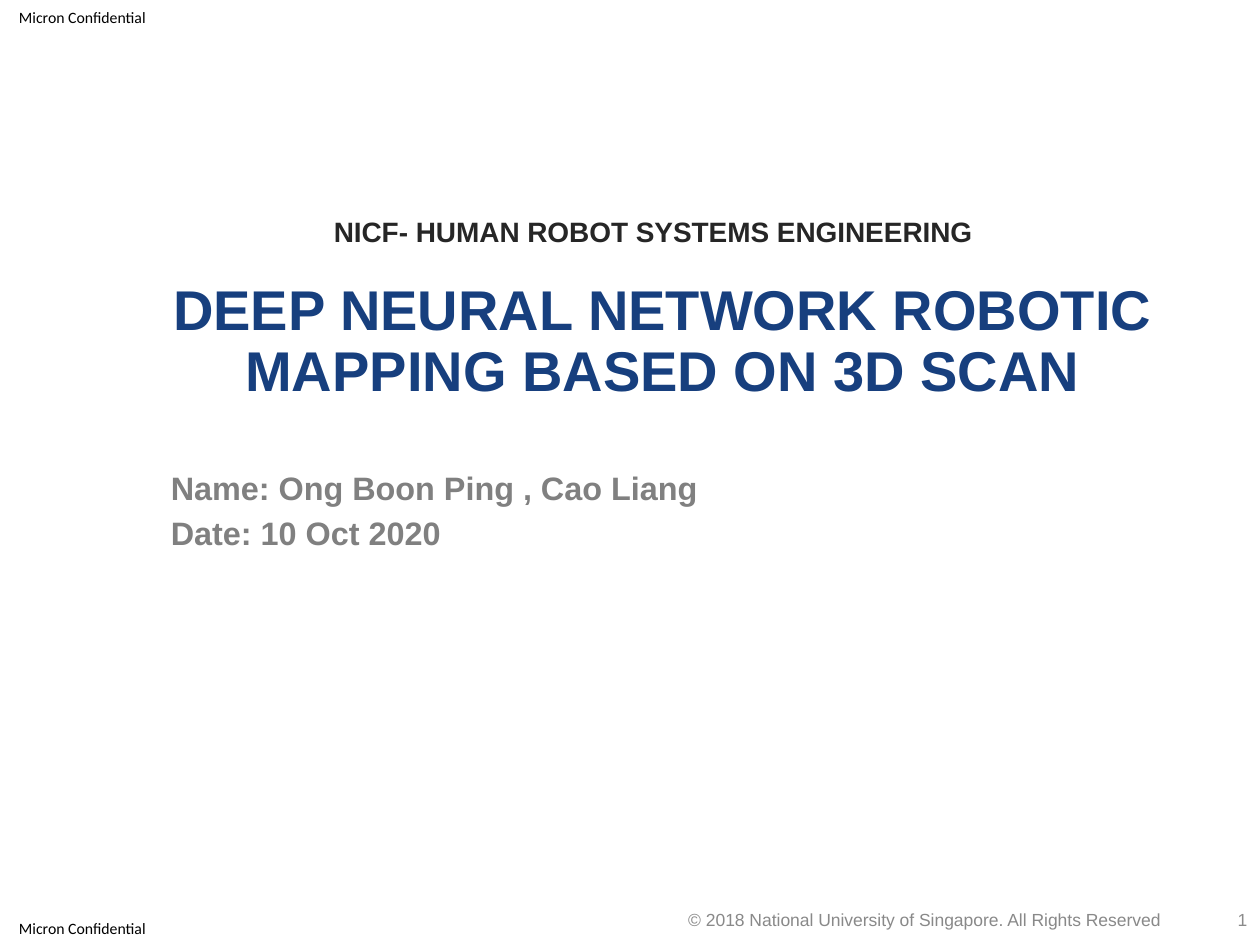
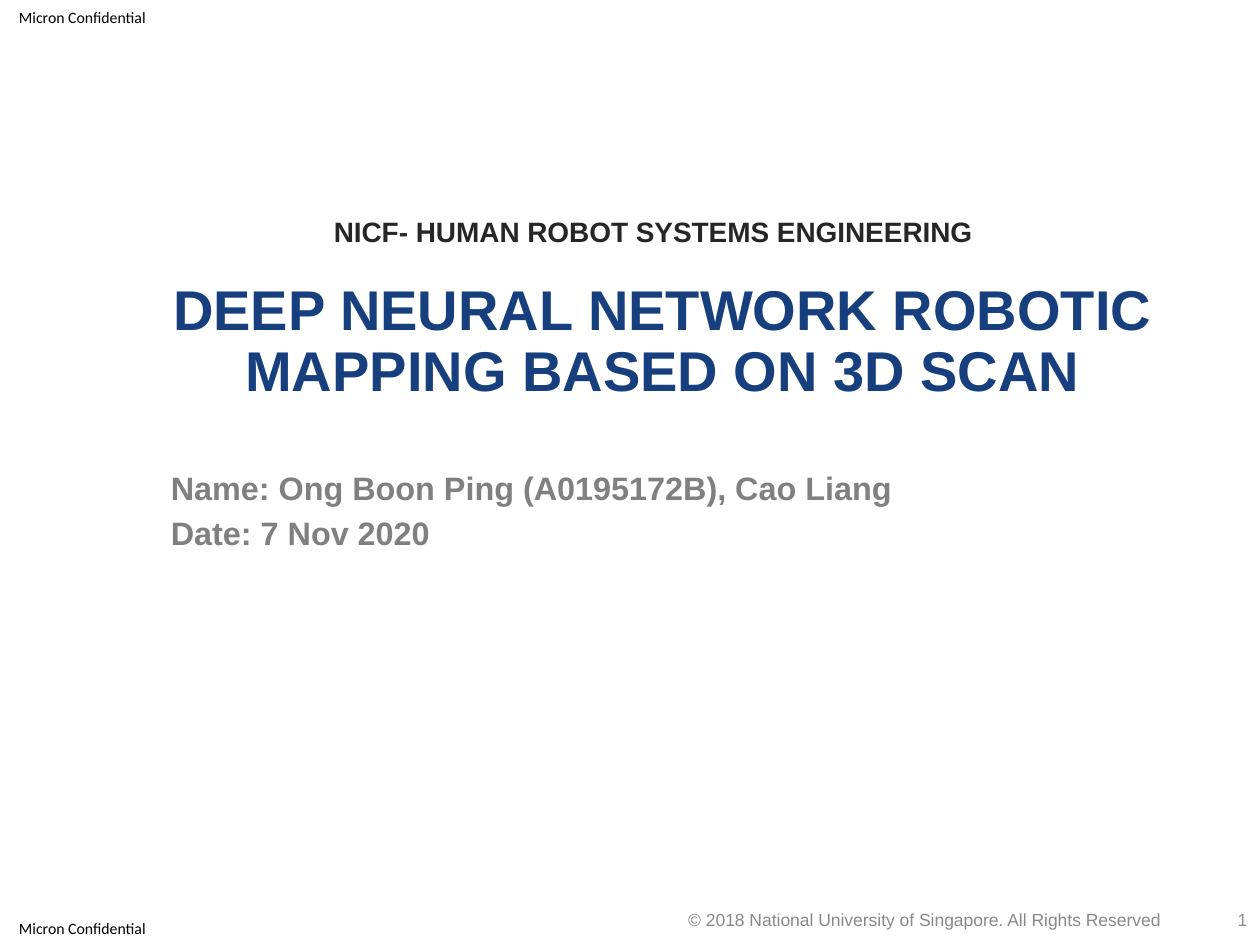
Before and after one commit to optimusium/3dscan, a slide deck: slide 1 of PracticeModule_Presentation.pptx. Drawn at 1260x945 pixels with LibreOffice and Linux fonts; fonts in the diff are those of the drawing; background and template pictures are left out. Boxes give left, top, right and bottom in pixels: in the first picture for what was removed or moved away, otherwise in the second. Text is boxed around its words. In the diff, an @@ line names an element or a change of style, - is before the commit and + after.

```diff
--- a/PracticeModule_Presentation.pptx
+++ b/PracticeModule_Presentation.pptx
@@ text at (x1=171, y1=476, x2=891, y2=545): text changed @@
-Name: Ong Boon Ping , Cao Liang
-Date: 10 Oct 2020
+Name: Ong Boon Ping (A0195172B), Cao Liang
+Date: 7 Nov 2020
```
Also in this commit, not shown: 3 other slides changed, 1 slide added, 1 other file.
